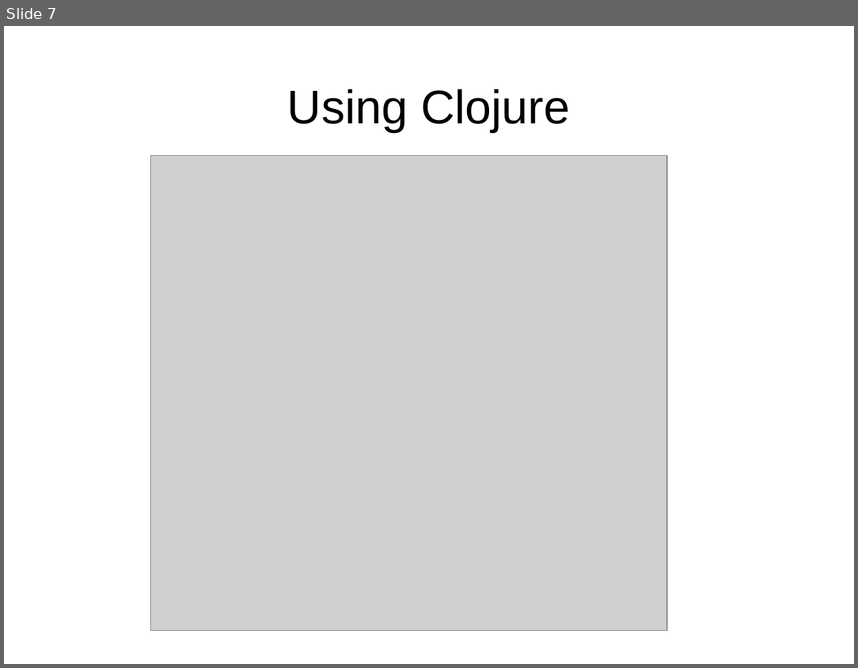
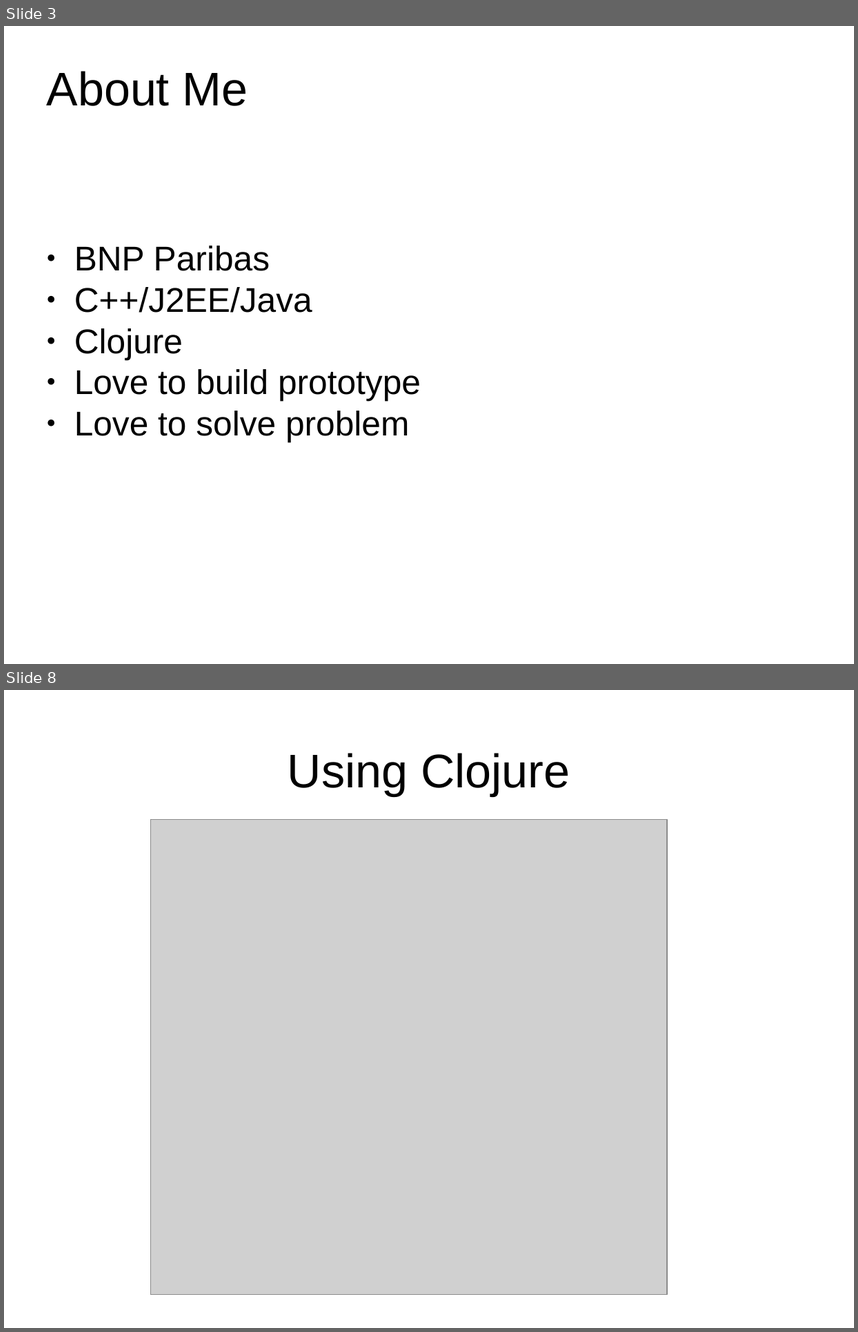
Before and after one commit to Mamun/prac, a slide deck: slide.odp. Shown one above the other, each under a label of ours: slide 7 before the commit, slides 3 and 8 after it; the slides between them are not shown. The pictures are 858x668 and 858x1332 pixels, drawn with LibreOffice and Linux fonts; fonts in the diff are those of the drawing; grey boxes stand for pictures; background and template pictures are left out. Boxes give left, top, right and bottom in pixels: in the first picture for what was removed or moved away, otherwise in the second. Text is boxed around its words. In the diff, an @@ line names an element or a change of style, - is before the commit and + after.

```diff
--- a/slide.odp
+++ b/slide.odp
@@ slide 3 added at box(4, 26, 854, 664), background picture (left out) @@
@@ title added at box(47, 71, 248, 106), 44 pt, text #000000 @@
+About Me
@@ subtitle added at box(74, 245, 421, 441), 32 pt, text #000000 @@
+● BNP Paribas
+● C++/J2EE/Java
+● Clojure
+● Love to build prototype
+● Love to solve problem
@@ what was slide 7 is now slide 8 @@
```
Also in this commit, not shown: 8 slides changed, 4 other slides added, 3 slides removed, 1 other file.
